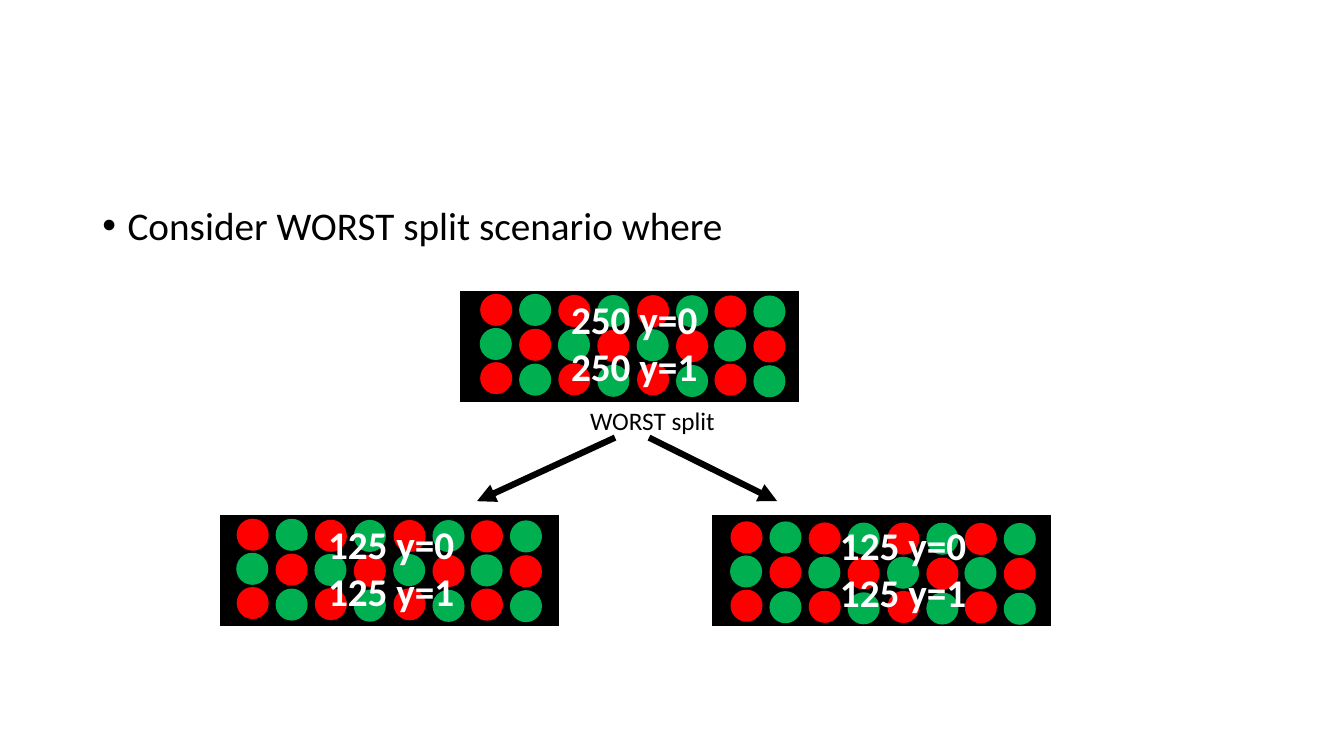
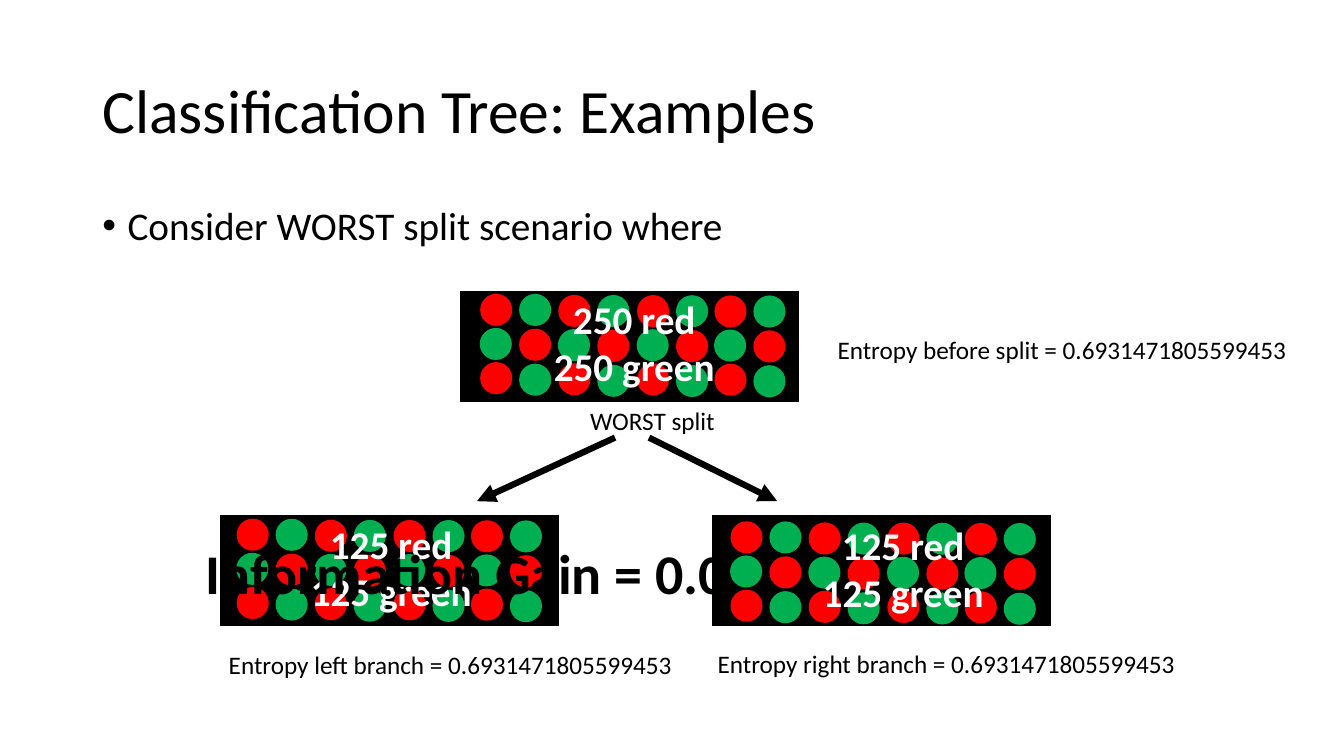
Before and after one commit to gucino/Machine-Learning, a slide deck: slide 12 of Decision_tree_and_Random_forest.pptx (slide 14 before the commit). Drawn at 1344x756 pixels with LibreOffice and Linux fonts; fonts in the diff are those of the drawing. Boxes give left, top, right and bottom in pixels: in the first picture for what was removed or moved away, otherwise in the second. Text is boxed around its words. In the diff, an @@ line names an element or a change of style, - is before the commit and + after.

```diff
--- a/Decision_tree_and_Random_forest.pptx
+++ b/Decision_tree_and_Random_forest.pptx
@@ title added at bbox=[102, 90, 815, 143], 44 pt, text #000000 @@
+Classification Tree: Examples
@@ text at bbox=[573, 301, 714, 392]: text changed @@
-250 y=0
-250 y=1
+250 red
+250 green
@@ text added at bbox=[167, 349, 671, 675], 20 pt, text #FFFFFF @@
+250 y=0
+250 y=1
@@ text added at bbox=[838, 341, 1286, 363], 18 pt, text #000000 @@
+Entropy before split = 0.6931471805599453
@@ text at bbox=[311, 526, 471, 616]: text changed @@
-125 y=0
-125 y=1
+125 red
+125 green
@@ text at bbox=[823, 527, 983, 617]: text changed @@
-125 y=0
-125 y=1
+125 red
+125 green
@@ text added at bbox=[167, 542, 699, 610], 20 pt, text #FFFFFF @@
+250 y=0
+250 y=1
@@ text added at bbox=[206, 547, 727, 607], 40 pt, text #000000, bold @@
+Information Gain = 0.0
@@ text added at bbox=[229, 655, 1174, 678], 18 pt, text #000000 @@
+Entropy left branch = 0.6931471805599453
@@ text added at bbox=[718, 655, 928, 678], 18 pt, text #000000 @@
+Entropy right branch = 0.6931471805599453
```
Also in this commit, not shown: 1 other slide changed, 2 slides removed.
